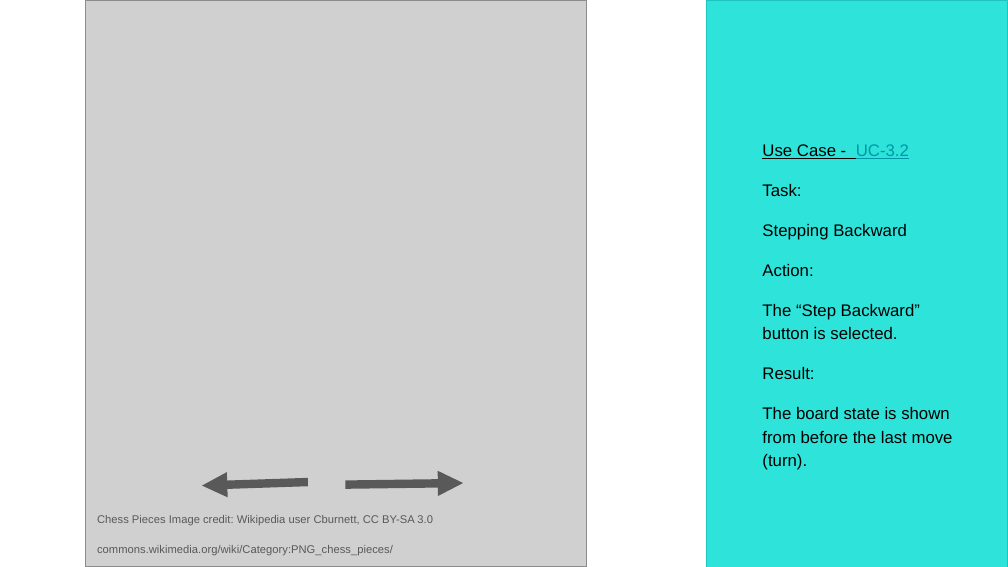
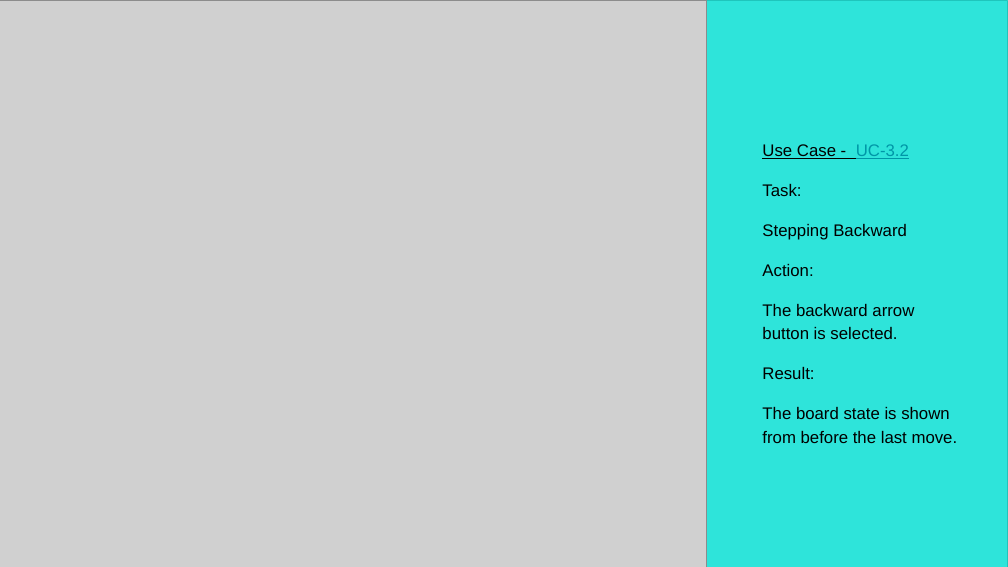
Before and after one commit to Skadoot/GP9, a slide deck: slide 26 of docs/ui_spec/UI-Spec-Pres-GP9.pptx. Drawn at 1008x567 pixels with LibreOffice and Linux fonts; fonts in the diff are those of the drawing; grey boxes stand for pictures. Boxes give left, top, right and bottom in pixels: in the first picture for what was removed or moved away, otherwise in the second. Text is boxed around its words. In the diff, an @@ line names an element or a change of style, - is before the commit and + after.

```diff
--- a/docs/ui_spec/UI-Spec-Pres-GP9.pptx
+++ b/docs/ui_spec/UI-Spec-Pres-GP9.pptx
@@ picture: place and size @@
-picture at box(85, 0, 587, 566)
+picture at box(0, 1, 707, 567)
@@ text at box(762, 304, 914, 339): text changed @@
-The “Step Backward” button is selected.
+The backward arrow button is selected.
@@ text at box(762, 407, 958, 443): text changed @@
-The board state is shown from before the last move (turn).
+The board state is shown from before the last move.
@@ arrow removed from (307, 482) to (202, 486) @@
@@ arrow removed from (346, 485) to (463, 483) @@
@@ text removed at box(97, 515, 433, 555) @@
-Chess Pieces Image credit: Wikipedia user Cburnett, CC BY-SA 3.0
-commons.wikimedia.org/wiki/Category:PNG_chess_pieces/
```
Also in this commit, not shown: 28 other slides changed, 2 slides removed, 15 other files.
